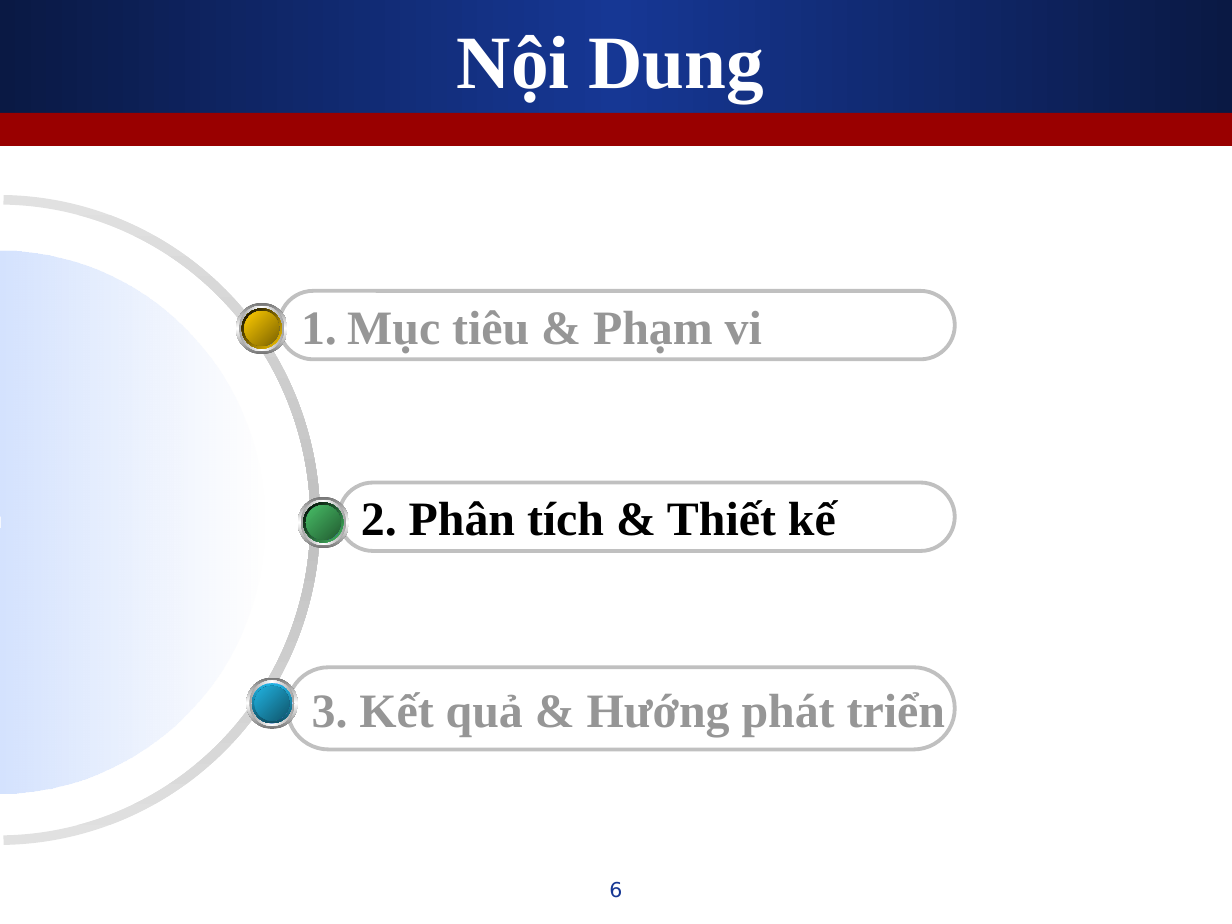
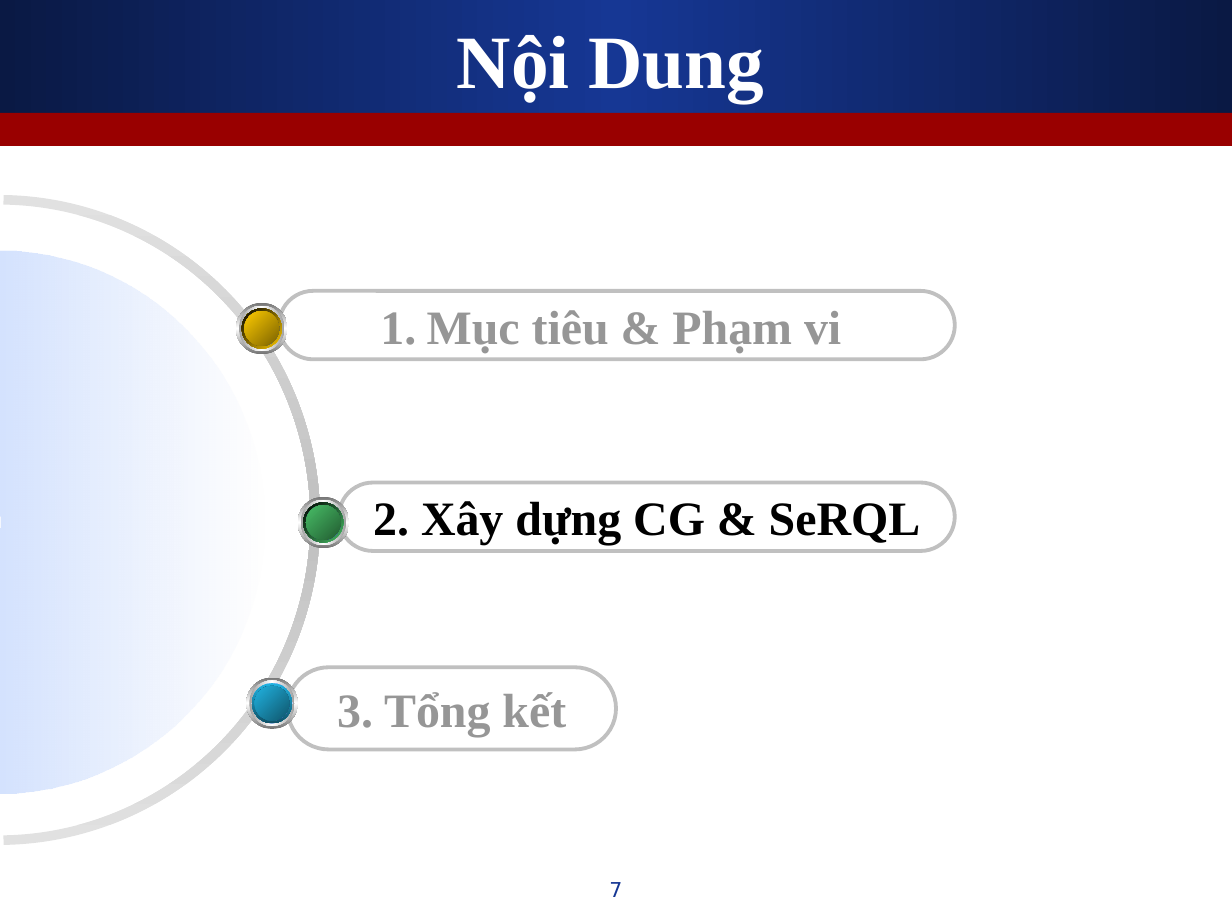
Before and after one commit to leaderwing/kt-kimres, a slide deck: slide 7 of note/[K][Thesis] Presentation.ppt (slide 6 before the commit). Drawn at 1232x924 pixels with LibreOffice and Linux fonts; fonts in the diff are those of the drawing. Boxes give left, top, right and bottom in pixels: in the first picture for what was removed or moved away, otherwise in the second. Text is boxed around its words. In the diff, an @@ line names an element or a change of style, - is before the commit and + after.

```diff
--- a/note/[K][Thesis] Presentation.ppt
+++ b/note/[K][Thesis] Presentation.ppt
@@ rounded rectangle "Mục tiêu & Phạm vi" at [278, 291, 955, 360]: alignment left to centre @@
@@ text in rounded rectangle at [373, 501, 921, 545]: text changed @@
-2. Phân tích & Thiết kế
+2. Xây dựng CG & SeRQL
@@ rounded rectangle "3. Tổng kết": place and size @@
-rounded rectangle "3. Tổng kết" at [287, 668, 955, 750]
+rounded rectangle "3. Tổng kết" at [287, 668, 616, 750]
@@ text in rounded rectangle at [337, 692, 566, 737]: text changed @@
-3. Kết quả & Hướng phát triển
+3. Tổng kết
@@ page number at [609, 882, 622, 897]: text changed @@
-6
+7
```
Also in this commit, not shown: 13 other slides changed, 2 slides added, 2 slides removed.
